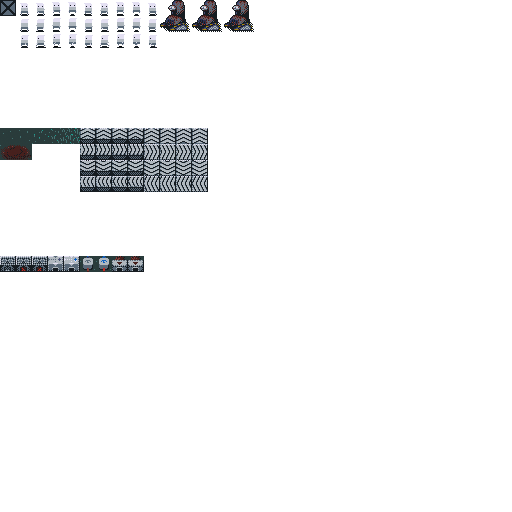
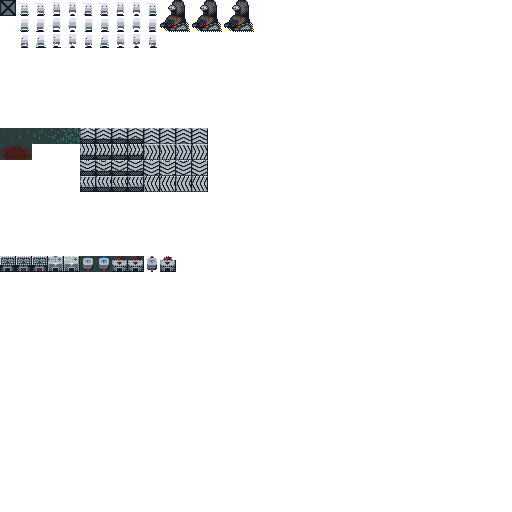
Comparing the layer stacks of the two 512x512 images. Changes:
painted on "blocks2" over [4, 256, 176, 272]
